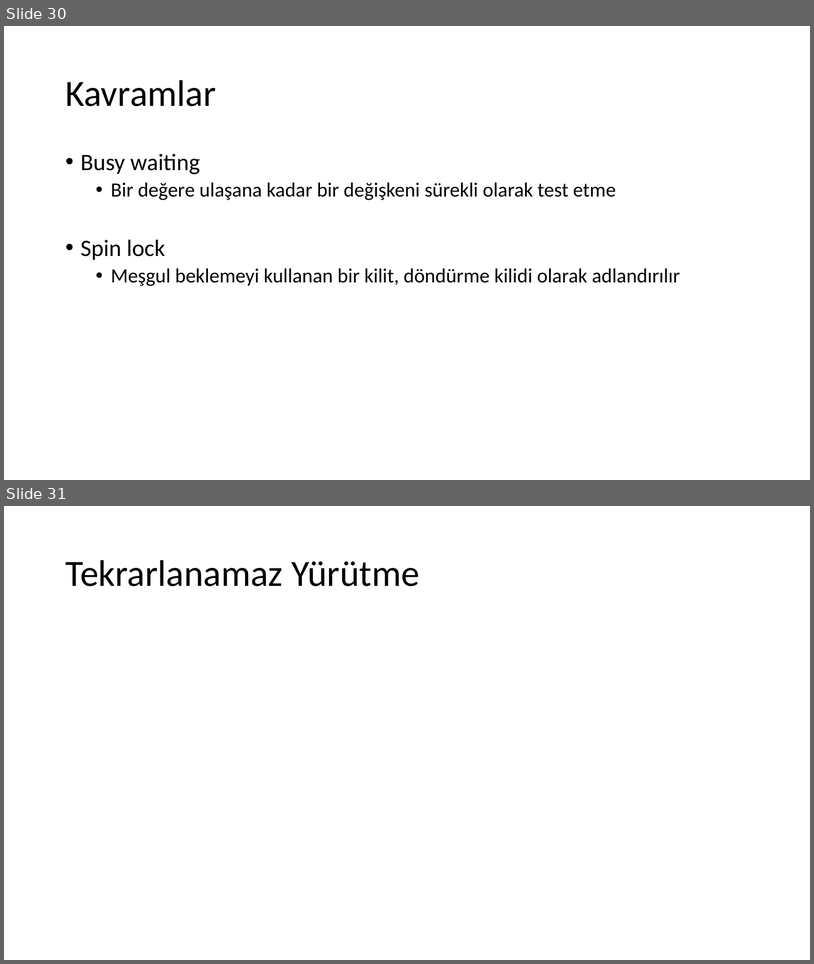
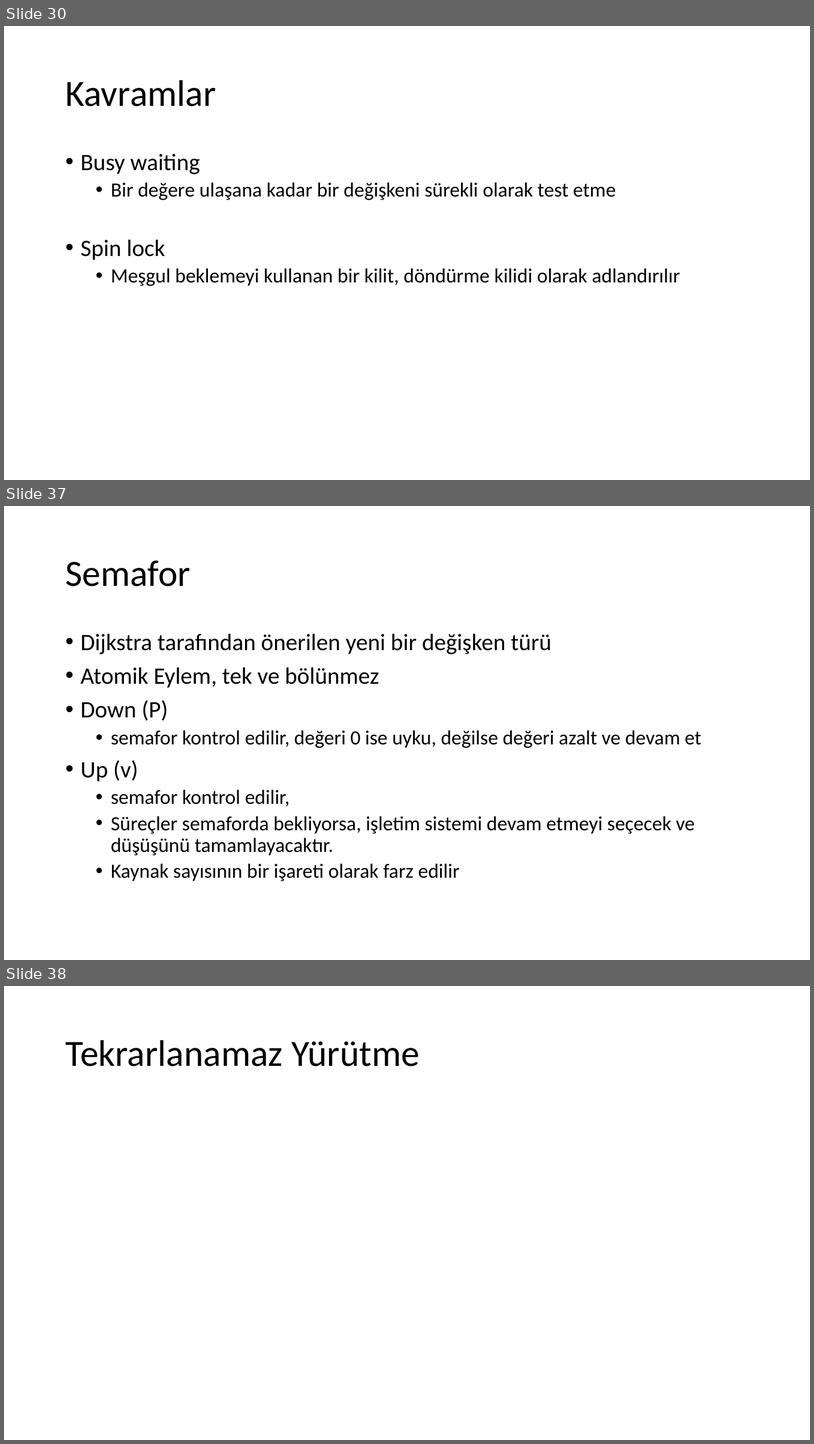
Before and after one commit to sercankulcu/sercankulcu.github.io, a slide deck: assets/teaching/os/2_Bolum_2_Surecler.pptx. Shown one above the other, each under a label of ours: slides 30 and 31 before the commit, slides 30, 37 and 38 after it; the slides between them are not shown. The pictures are 814x964 and 814x1444 pixels, drawn with LibreOffice and Linux fonts; fonts in the diff are those of the drawing. Boxes give left, top, right and bottom in pixels: in the first picture for what was removed or moved away, otherwise in the second. Text is boxed around its words. In the diff, an @@ line names an element or a change of style, - is before the commit and + after.

```diff
--- a/assets/teaching/os/2_Bolum_2_Surecler.pptx
+++ b/assets/teaching/os/2_Bolum_2_Surecler.pptx
@@ slide 37 added at (4,506,810,960), background #FFFFFF @@
@@ title added at (65,560,191,586), 44 pt, text #000000 @@
+Semafor
@@ text added at (81,633,702,881), 24 pt, text #000000 @@
+• Dijkstra tarafından önerilen yeni bir değişken türü
+• Atomik Eylem, tek ve bölünmez
+• Down (P)
+  • semafor kontrol edilir, değeri 0 ise uyku, değilse değeri azalt ve devam et
+• Up (v)
+  • semafor kontrol edilir,
+  • Süreçler semaforda bekliyorsa, işletim sistemi devam etmeyi seçecek ve düşüşünü tamamlayacaktır.
+  • Kaynak sayısının bir işareti olarak farz edilir
@@ what was slide 31 is now slide 38 @@
```
Also in this commit, not shown: 6 other slides added, 1 other file.
